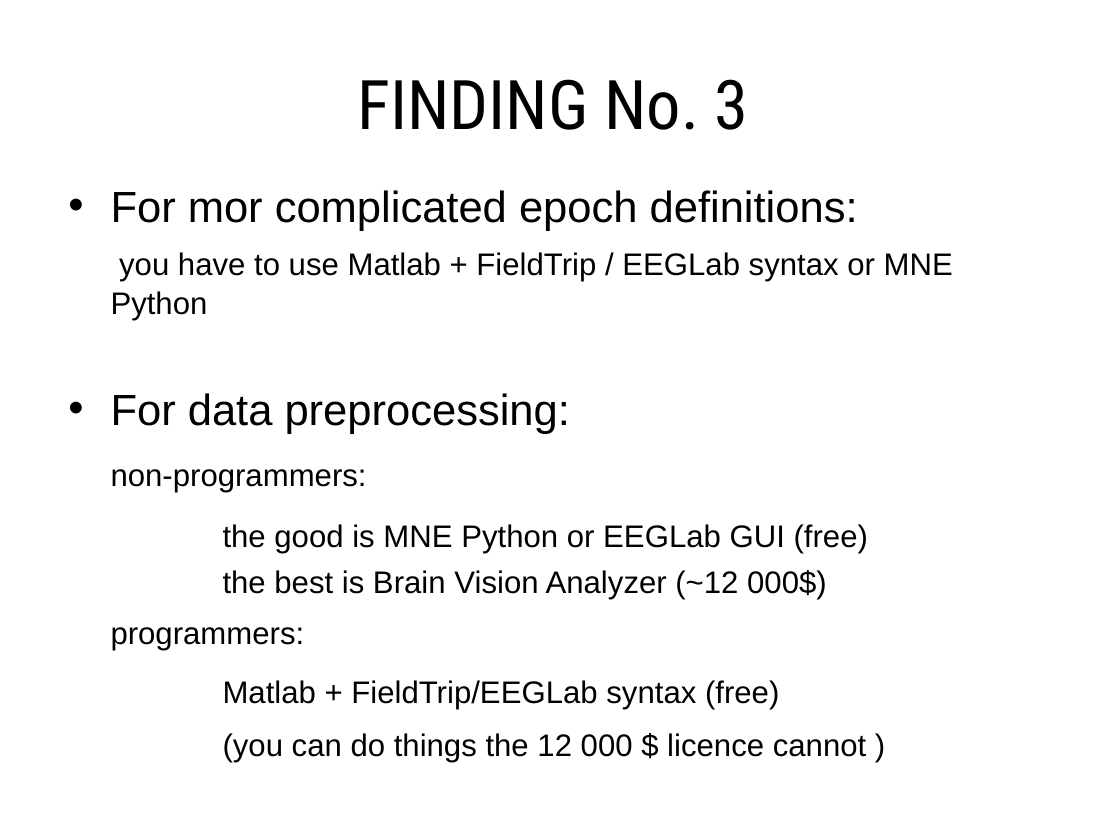
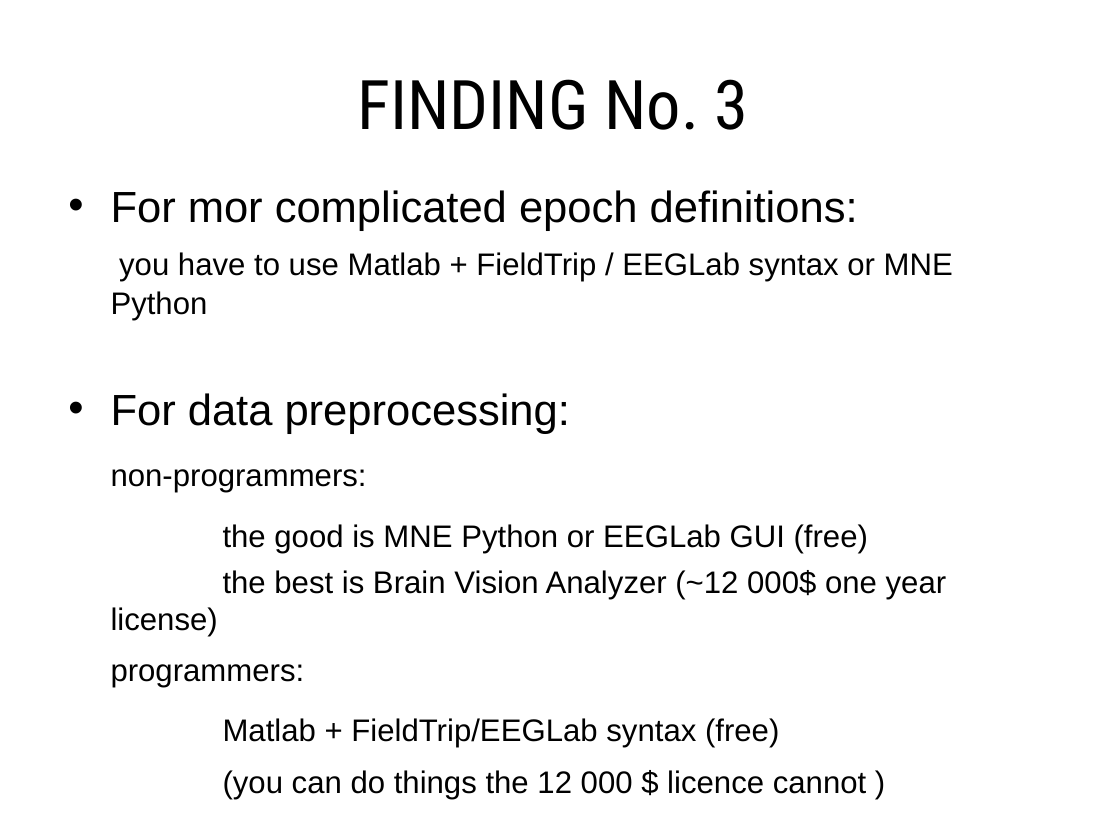
Before and after one commit to DominikaDrazyk/MLW_PROJECT_2019, a slide deck: slide 9 of KWIK_MLW_2019_SUMMER_SUMMARY.pptx. Drawn at 1120x840 pixels with LibreOffice and Linux fonts; fonts in the diff are those of the drawing. Boxes give left, top, right and bottom in pixels: in the first picture for what was removed or moved away, otherwise in the second. Text is boxed around its words. In the diff, an @@ line names an element or a change of style, - is before the commit and + after.

```diff
--- a/KWIK_MLW_2019_SUMMER_SUMMARY.pptx
+++ b/KWIK_MLW_2019_SUMMER_SUMMARY.pptx
@@ text at (x1=111, y1=570, x2=947, y2=636): text changed @@
-the best is Brain Vision Analyzer (~12 000$)
+the best is Brain Vision Analyzer (~12 000$ one year license)
```
Also in this commit, not shown: 4 other slides changed.
